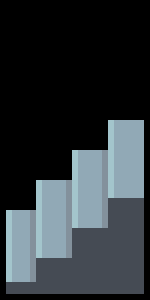
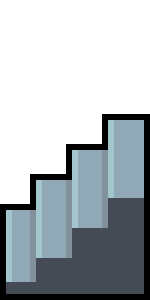
The second 150 × 300 image is a revision of the first. Changes to its layers:
hid "Calque 2" over [0, 0, 150, 204]
